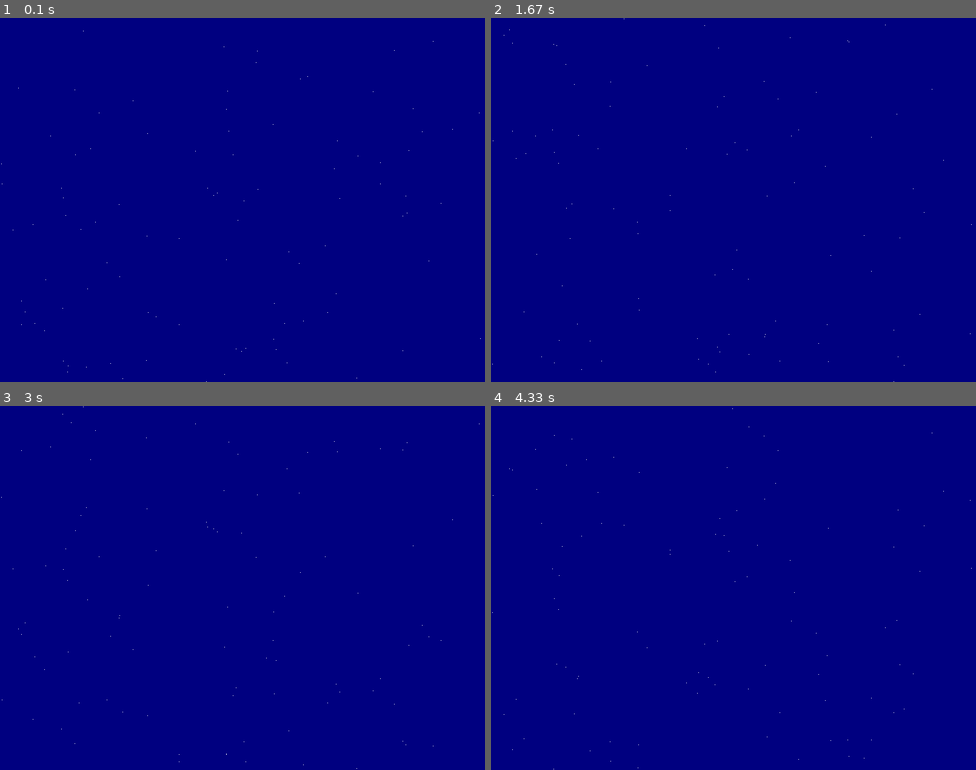
Above: before the commit, frames 1-4 (two rows, left to right).
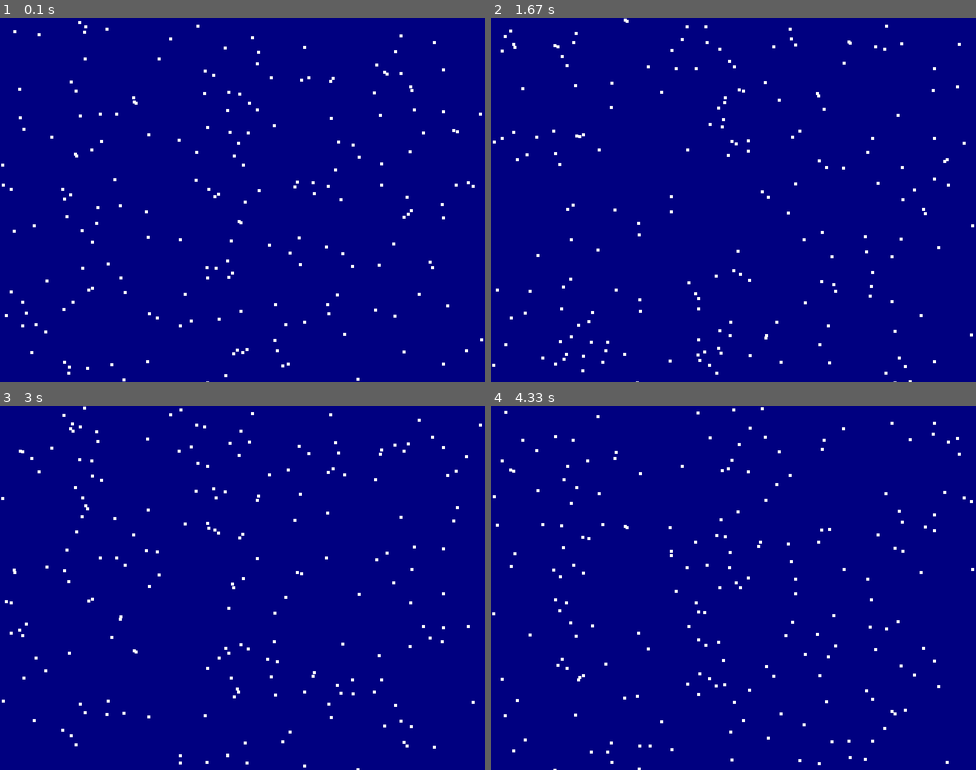
Above: after the commit, the same moments.

Repository: Abdul-MughisA/AAM-Tasks
Game: pygame game, started from ACS-Tasks/PyGame/04 Snowflakes.py
Same seed, same stepped clock (60 frames per second), same inputs: the game is played once before the commit and once after it.
Inputs:
- Up to frame 1 (0.1 s): no input
- Up to frame 2 (1.67 s): no input
- Up to frame 3 (3 s): no input
- Up to frame 4 (4.33 s): no input

The runs differ from the first frame. In frame 1, 1.0% of the frame differs, in the area x 0-100%, y 0-100%; in frame 2, 1.0%; in frame 3, 1.0%; in frame 4, 1.0%.

Commit message:
Make snowflakes bigger

Diff:
--- a/ACS-Tasks/PyGame/04 Snowflakes.py
+++ b/ACS-Tasks/PyGame/04 Snowflakes.py
@@ -50,9 +50,9 @@
 
 #GLOBAL VARIABLES
 snow_group = pygame.sprite.Group()
-number_of_flakes = 100
+number_of_flakes = 200
 for i in range(0, number_of_flakes):
-    flake = Snow(1, 1)
+    flake = Snow(5, 5)
     snow_group.add(flake)
 #end for
 
